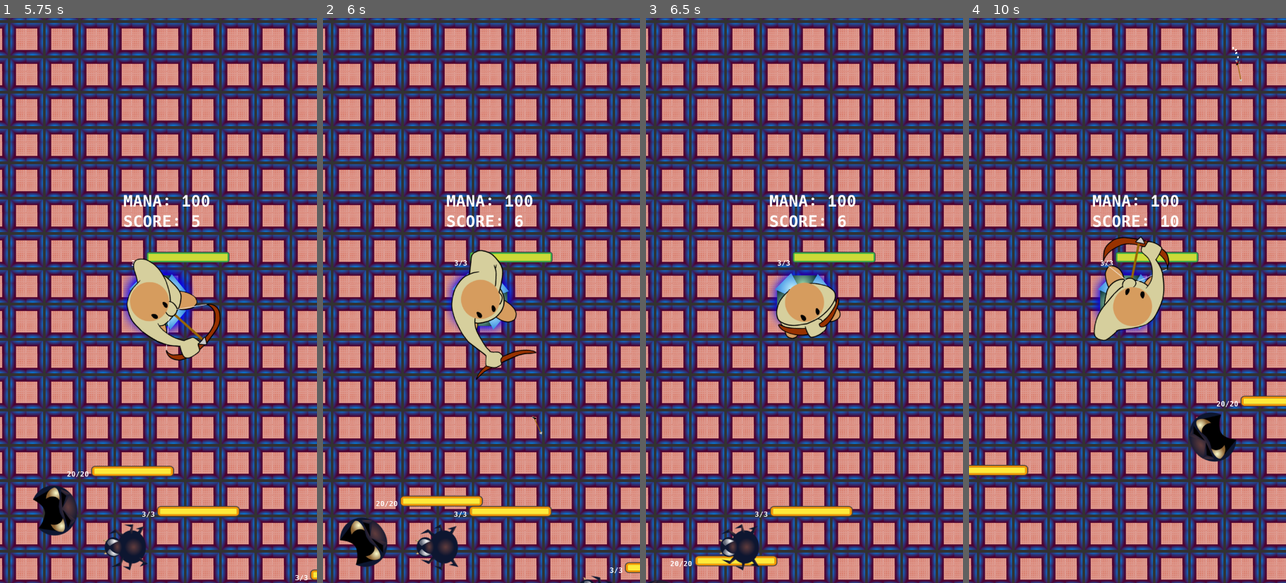
Above: before the commit, frames 1-4 (left to right).
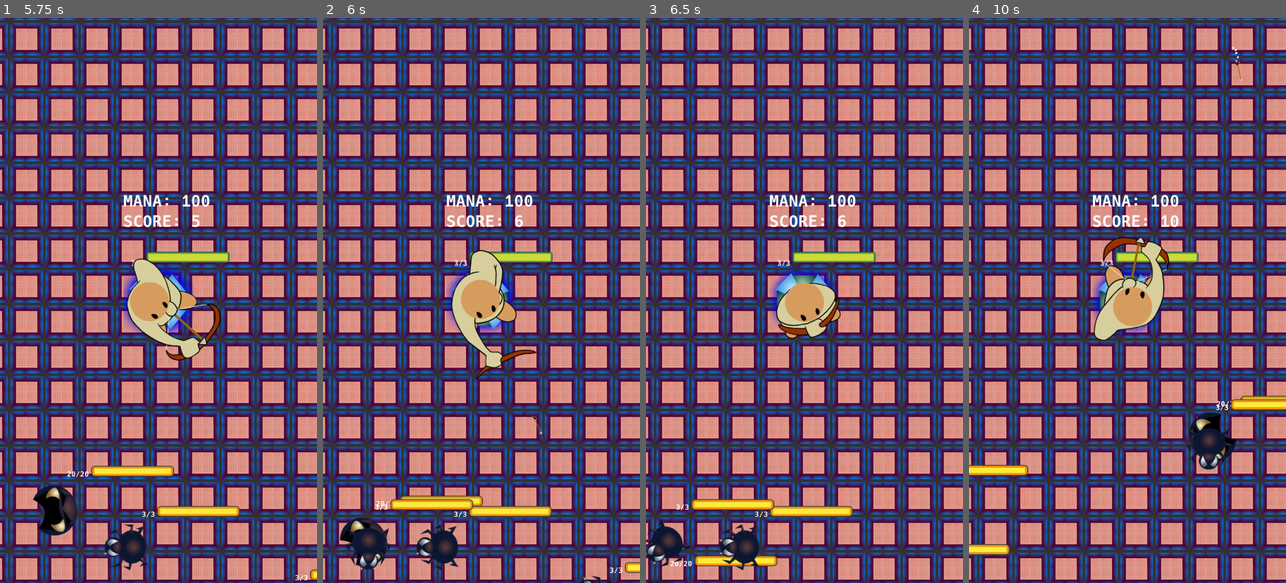
Above: after the commit, the same moments.

Repository: algch/BounceBunny
Game: Godot game, scene res://main.tscn
The game is run twice, just before and just after one commit, with the same random seed, the same clock (stepped at 60 frames per second) and the same inputs.
Inputs (mouse positions are in pixels of both pictures, inside the frame that each line leads up to):
- Up to frame 1 (5.75 s): tap Enter at 0.5 s; move the mouse to (228, 272) at 0.52 s; press the mouse at (228, 272) at 0.53 s; hold Right (ui_right) 0.53-1.28 s; move the mouse to (95, 328) at 1.27 s; release the mouse at (95, 328) at 1.28 s; hold Down (ui_down) 1.28-2.03 s; click (95, 328) at 1.35 s; move the mouse to (190, 176) at 2.02 s; press the mouse at (190, 176) at 2.03 s; hold Right (ui_right) 2.03-2.78 s; move the mouse to (142, 413) at 2.77 s; release the mouse at (142, 413) at 2.78 s; hold Up (ui_up) 2.78-3.53 s; click (142, 413) at 2.85 s; move the mouse to (253, 385) at 3.52 s; press the mouse at (253, 385) at 3.53 s; hold Left (ui_left) 3.53-5.03 s; move the mouse to (63, 215) at 4.27 s; release the mouse at (63, 215) at 4.28 s; click (63, 215) at 4.35 s; move the mouse to (174, 300) at 5.02 s; press the mouse at (174, 300) at 5.03 s; hold Down (ui_down) from 5.03 s (still down)
- Up to frame 2 (6 s): move the mouse to (433, 159) at 5.77 s; release Down (ui_down) at 5.78 s; release the mouse at (433, 159) at 5.78 s; hold Right (ui_right) from 5.78 s (still down); click (433, 159) at 5.85 s
- Up to frame 3 (6.5 s): keep holding Right (ui_right)
- Up to frame 4 (10 s): move the mouse to (1197, 272) at 6.52 s; release Right (ui_right) at 6.53 s; press the mouse at (1197, 272) at 6.53 s; hold Up (ui_up) 6.53-7.28 s; move the mouse to (1064, 328) at 7.27 s; release the mouse at (1064, 328) at 7.28 s; hold Right (ui_right) 7.28-8.03 s; click (1064, 328) at 7.35 s; move the mouse to (1159, 176) at 8.02 s; press the mouse at (1159, 176) at 8.03 s; hold Down (ui_down) 8.03-8.78 s; move the mouse to (1111, 413) at 8.77 s; release the mouse at (1111, 413) at 8.78 s; hold Left (ui_left) 8.78-9.53 s; click (1111, 413) at 8.85 s; move the mouse to (1222, 385) at 9.52 s; press the mouse at (1222, 385) at 9.53 s; hold Up (ui_up) from 9.53 s (still down)

Frame 1 is identical in both runs. In frame 2, 1.0% of the frame differs, in the area x 7-48%, y 85-98%; in frame 3, 1.1%, in the area x 0-41%, y 85-98%; in frame 4, 1.1%.

Commit message:
unos toques

Diff:
--- a/engine/main.gd
+++ b/engine/main.gd
@@ -6,7 +6,7 @@
 
 var difficulty = 0
 
-var MAX_SPIDERS = 10
+var MAX_SPIDERS = 25
 var MAX_SPAWNER_HEALTH = 20.0
 var MAX_SPAWNER_HEALTH_RECOVERY = 0.5
 
--- a/project.godot
+++ b/project.godot
@@ -15,7 +15,7 @@
 
 [application]
 
-config/name="Dare Hare"
+config/name="JARDINOLIA"
 run/main_scene="res://main.tscn"
 config/icon="res://icon.png"
 
Binary file changed: icon.png
